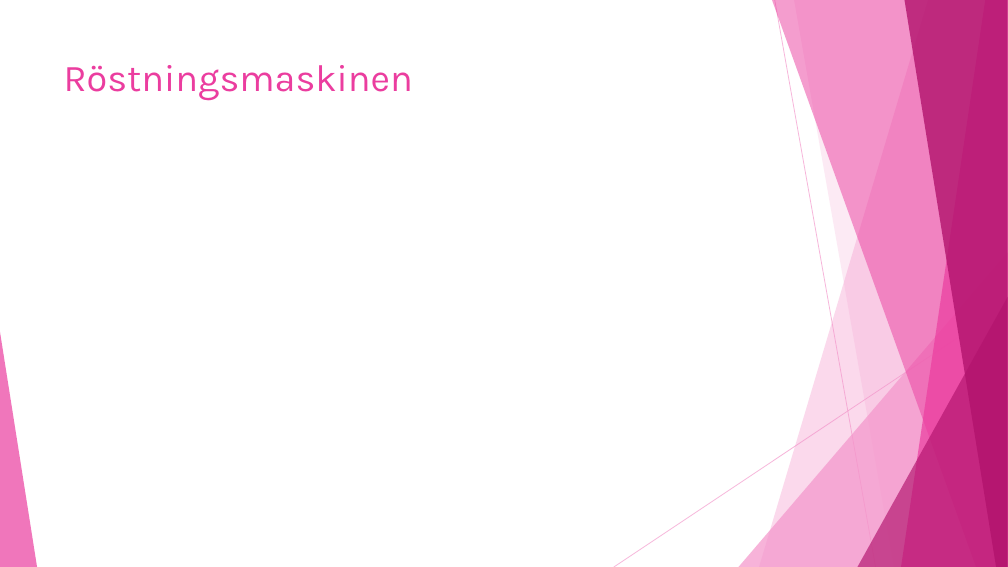
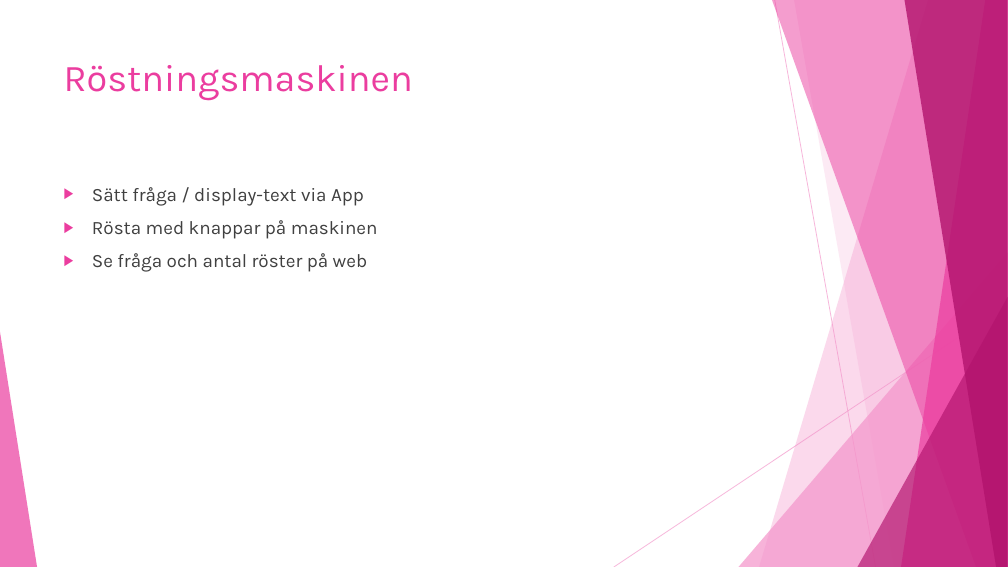
Before and after one commit to GoblinDynamiteer/voteMachine, a slide deck: slide 2 of Documentation/presentation/voteMachine.pptx. Drawn at 1008x567 pixels with LibreOffice and Linux fonts; fonts in the diff are those of the drawing. Boxes give left, top, right and bottom in pixels: in the first picture for what was removed or moved away, otherwise in the second. Text is boxed around its words. In the diff, an @@ line names an element or a change of style, - is before the commit and + after.

Commit message:
Updated presentation

```diff
--- a/Documentation/presentation/voteMachine.pptx
+++ b/Documentation/presentation/voteMachine.pptx
@@ text added at bbox=[92, 187, 378, 272], 18 pt, text #404040 @@
+▶ Sätt fråga / display-text via App
+▶ Rösta med knappar på maskinen
+▶ Se fråga och antal röster på web
```
